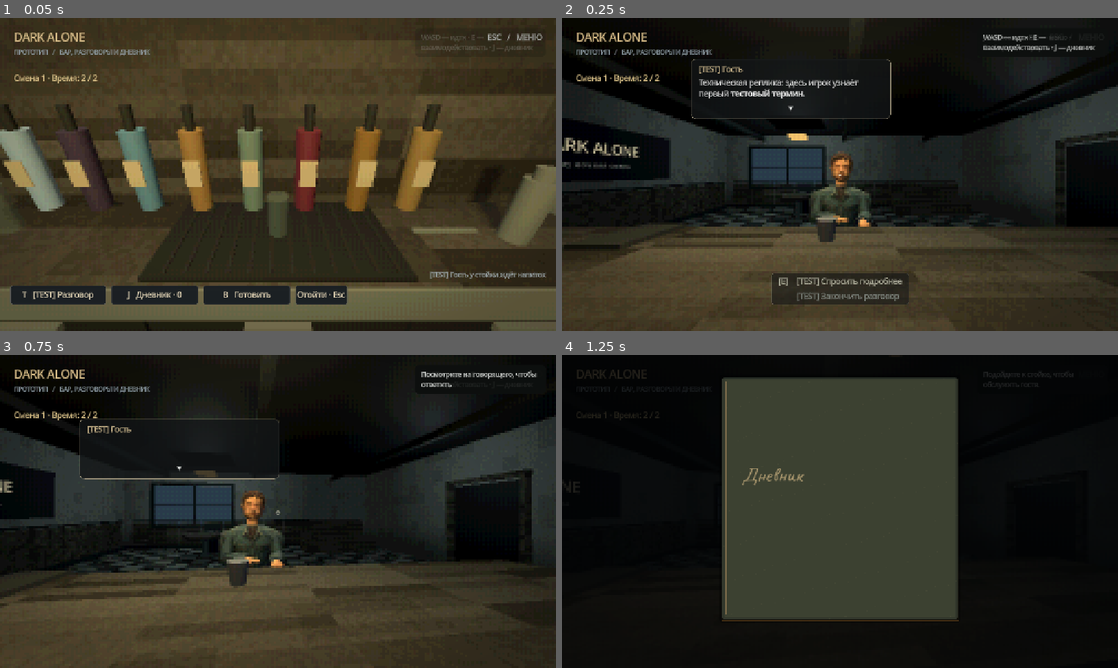
Above: before the commit, frames 1-4 (two rows, left to right).
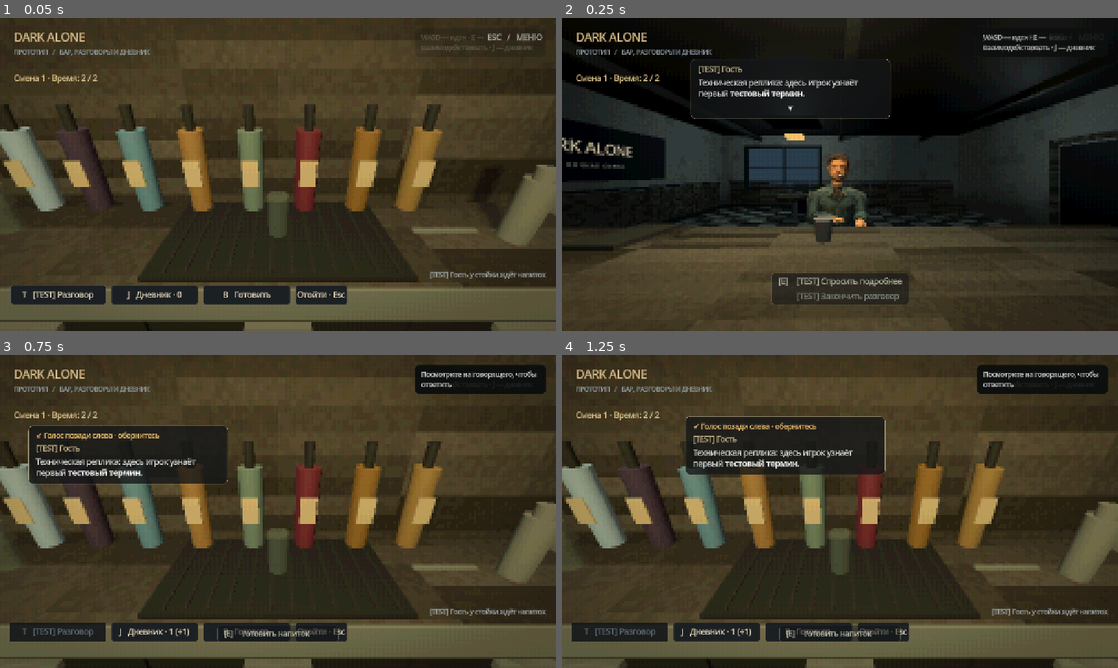
Above: after the commit, the same moments.

Repository: ZetMGC/Dark-Alone
Game: Godot game, scene res://tests/dialogue_bubble_test.tscn
Two runs of this game, one before a commit and one after it. Both use one fixed random seed, a clock stepped at 60 frames per second and the inputs below. This scene is started directly instead of the project's main scene.
Inputs (mouse positions are in pixels of both pictures, inside the frame that each line leads up to):
- Up to frame 1 (0.05 s): no input
- Up to frame 2 (0.25 s): no input
- Up to frame 3 (0.75 s): tap Enter at 0.5 s; move the mouse to (305, 511) at 0.52 s; hold W (move_forward) from 0.53 s (still down); hold Right mouse button (look) from 0.53 s (still down); click (305, 511) at 0.67 s
- Up to frame 4 (1.25 s): keep holding W (move_forward); keep holding Right mouse button (look); tap B (serve) at 0.8 s

Frame 1 is identical in both runs. In frame 2, 3.6% of the frame differs, in the area x 0-100%, y 13-84%; in frame 3, 76%; in frame 4, 77%, in the area x 0-100%, y 0-100%.

Commit message:
fix: retain camera mouse control after dialogue click

Diff:
--- a/scripts/ui/dialogue_bubble_panel.gd
+++ b/scripts/ui/dialogue_bubble_panel.gd
@@ -29,6 +29,7 @@
 var _edge_side: int = 0
 var _position_ready: bool = false
 var _position_target := Vector2.ZERO
+var _reply_pointer_dismissed: bool = false
 
 
 func _ready() -> void:
@@ -62,6 +63,7 @@
 	var node := runner.get_current_node()
 	var fresh := key != _line_key
 	if fresh:
+		_reply_pointer_dismissed = false
 		_line_key = key
 		%VoiceSpeaker.text = node.get("speaker", "")
 		_pages = SpeechPaginator.paginate(str(node.get("text", "")), %VoiceText.get_theme_font("normal_font"), %VoiceText.get_theme_font("bold_font"), %VoiceText.get_theme_font_size("normal_font_size"), Vector2(minf(460, screen.size.x - 32) - 36, 112))
@@ -294,7 +296,9 @@
 		%VoiceDirection.text = "Голос за преградой · посмотрите на говорящего"
 	%VoiceTail.visible = not edge_mode
 	%VoiceReplies.visible = can_answer() and not _terminal and not _choices_data.is_empty()
-	_set_reply_pointer(%VoiceReplies.visible)
+	if not looking_at_speaker:
+		_reply_pointer_dismissed = false
+	_set_reply_pointer(%VoiceReplies.visible and not _reply_pointer_dismissed)
 	var reply_rect := preload("res://scripts/ui/reply_panel_layout.gd").rect(%VoiceChoices, area)
 	%VoiceReplies.offset_left = -reply_rect.size.x * 0.5
 	%VoiceReplies.offset_right = reply_rect.size.x * 0.5
@@ -326,7 +330,16 @@
 		if Input.mouse_mode == Input.MOUSE_MODE_CAPTURED:
 			if _world_action_precedes_speech():
 				return
+			# Клик продолжает речь/ответ, сохраняя управление камерой.
+			_reply_pointer_dismissed = true
 			confirm()
+			_reply_pointer_dismissed = true
+			_set_reply_pointer(false)
+			get_viewport().set_input_as_handled()
+		elif %VoiceReplies.visible and not %VoiceReplies.get_global_rect().has_point(event.position):
+			# Фон возвращает обзор, не отправляя выбранную реплику.
+			_reply_pointer_dismissed = true
+			_set_reply_pointer(false)
 			get_viewport().set_input_as_handled()
 		return
 	elif event is InputEventKey and event.pressed:
--- a/tests/dialogue_bubble_test.gd
+++ b/tests/dialogue_bubble_test.gd
@@ -89,11 +89,39 @@
 		rig.reset_look()
 	_expect("**" not in text.get_parsed_text() and "тестовый термин" in text.get_parsed_text(), "Important markup removed from visible text")
 	await _snap("01-typing")
+	if DisplayServer.get_name() != "headless":
+		var reveal_click := InputEventMouseButton.new()
+		reveal_click.button_index = MOUSE_BUTTON_LEFT
+		reveal_click.pressed = true
+		get_viewport().push_input(reveal_click)
+		await get_tree().process_frame
+		_expect(panel.is_line_complete() and Input.mouse_mode == Input.MOUSE_MODE_CAPTURED, "Click reveals speech without releasing camera mouse")
+		var before_click_motion := rig.view.global_basis
+		var click_motion := InputEventMouseMotion.new()
+		click_motion.screen_relative = Vector2(5, 0)
+		get_viewport().push_input(click_motion)
+		await get_tree().process_frame
+		_expect(not rig.view.global_basis.is_equal_approx(before_click_motion), "Mouse still turns camera after speech click")
+		rig.reset_look()
+		# Восстановить набор для прежней проверки E; это та же реплика.
+		panel._typed = 0
+		panel._reply_pointer_dismissed = false
 	await _key(KEY_E)
 	_expect(session.runner.current_node_id == &"opening" and panel.is_line_complete() and panel.can_answer(), "First E reveals without choosing")
 	await _key(KEY_F)
 	_expect(session.runner.current_node_id == &"opening", "Old F binding no longer confirms replies")
 	_expect(panel.get_node("%VoiceChoices").get_child(0).text.contains("[E]"), "Selected dialogue reply shows E binding")
+	if DisplayServer.get_name() != "headless":
+		_expect(Input.mouse_mode == Input.MOUSE_MODE_VISIBLE, "E keeps cursor available for hovering replies")
+		var background := InputEventMouseButton.new()
+		background.button_index = MOUSE_BUTTON_LEFT
+		background.pressed = true
+		background.position = Vector2(5, 5)
+		get_viewport().push_input(background, true)
+		await get_tree().process_frame
+		_expect(Input.mouse_mode == Input.MOUSE_MODE_CAPTURED and session.runner.current_node_id == &"opening", "Background click resumes camera without submitting reply")
+		await get_tree().process_frame
+		_expect(Input.mouse_mode == Input.MOUSE_MODE_CAPTURED, "Replies do not recapture mouse on next frame")
 	await _snap("02-replies")
 	var position := rig.body.global_position
 	Input.action_press("move_forward")
Not shown, changed: docs/BACKLOG.md
Not shown, changed: docs/CONTRACTS.md
Not shown, changed: docs/DIALOGUE_BUBBLES.md
Not shown, changed: docs/HANDOFF.md
Not shown, changed: docs/STATUS.md
Not shown, added: docs/decisions/0043-dialogue-mouse-return.md
Not shown, added: docs/tasks/DA-082.md
Not shown, added: docs/worklog/2026-10-29-01-dialogue-mouse.md
